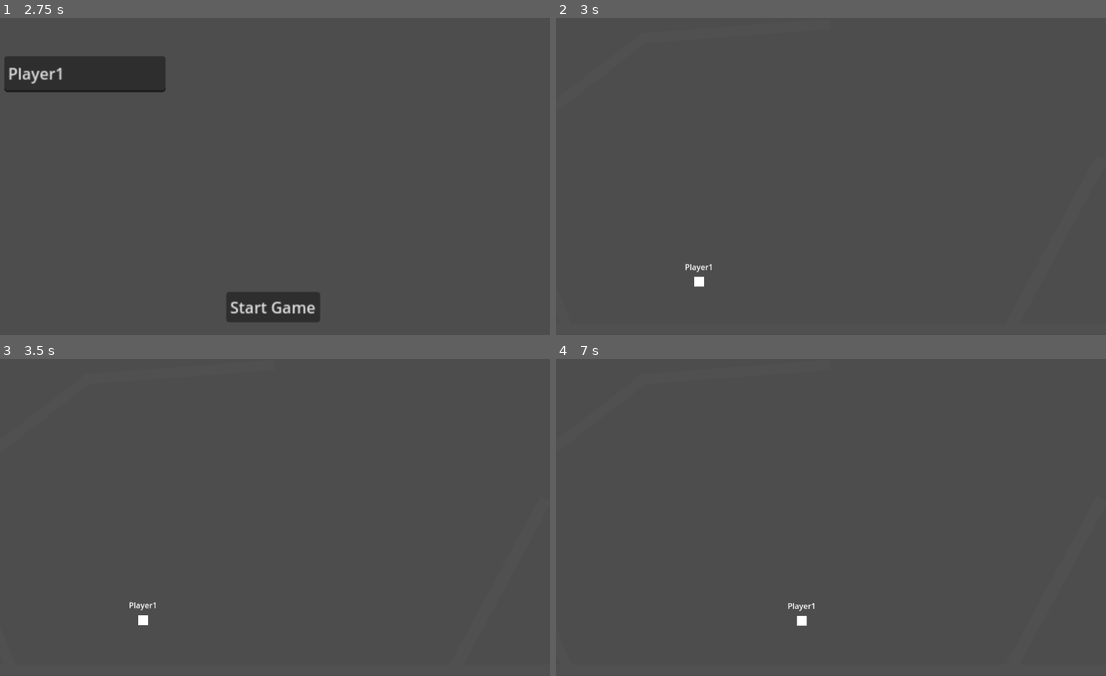
Above: before the commit, frames 1-4 (two rows, left to right).
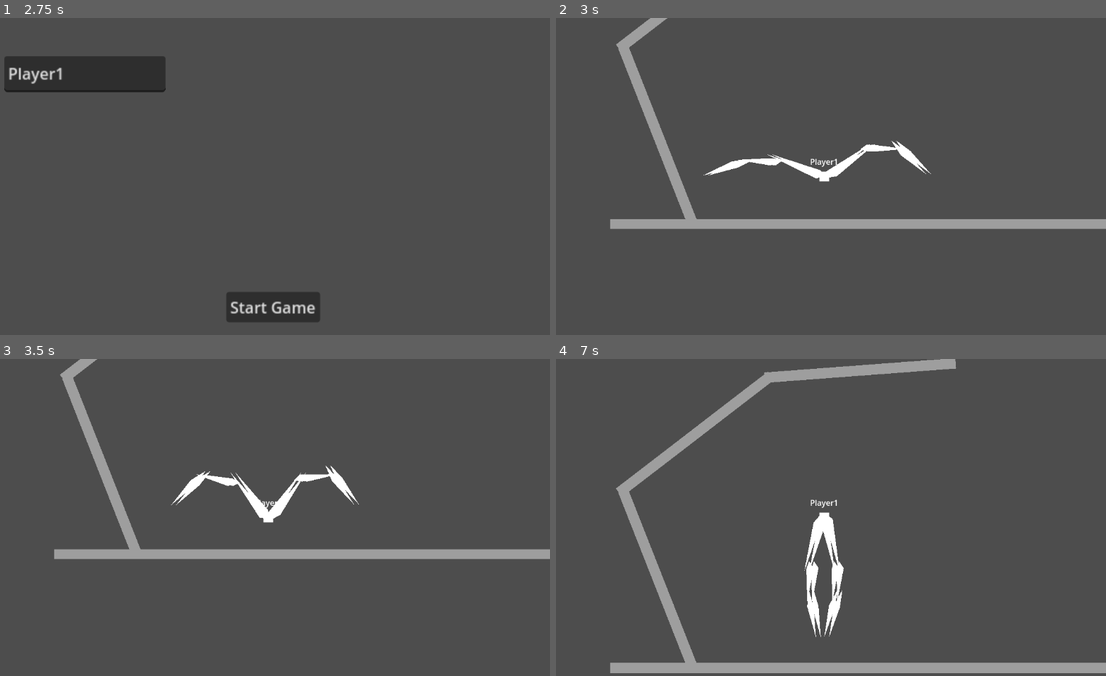
Above: after the commit, the same moments.

Repository: jalbr03/Immured
Game: Godot game, scene res://game.tscn
Same seed, same stepped clock (60 frames per second), same inputs: the game is played once before the commit and once after it.
Inputs (mouse positions are in pixels of both pictures, inside the frame that each line leads up to):
- Up to frame 1 (2.75 s): click (269, 186) at 0.52 s; type "12" at 0.6 s; click "Copy OID" at 1.25 s; click "Host" at 2 s
- Up to frame 2 (3 s): click "Start Game" at 2.75 s
- Up to frame 3 (3.5 s): no input
- Up to frame 4 (7 s): hold Right (ui_right) 3.53-4.28 s; tap Space (Jump, bound only after the commit) at 3.6, 3.77, 4.07, 4.35, 4.52, 4.82, 5.1, 5.85, 6.02, 6.32, 6.6, 6.77 s; hold Down (ui_down) 4.28-5.03 s; hold Right (ui_right) 5.03-5.78 s; hold Up (ui_up) 5.78-6.53 s; hold Left (ui_left) from 6.53 s (still down)

Frame 1 is identical in both runs. In frame 2, 5.3% of the frame differs, in the area x 9-100%, y 0-85%; in frame 3, 5.5%; in frame 4, 7.8%, in the area x 9-100%, y 0-100%.

Commit message:
added legs

Diff:
--- /dev/null
+++ b/Leg.gd
@@ -0,0 +1,81 @@
+extends Node2D
+
+@export var nextStepPoint:Vector2
+@export var legDirection:int
+var inputDirection = 0
+var lastStepPoint:Vector2
+var currentStepPoint:Vector2
+var legEnabled = true
+
+var stepDist = 110+randf_range(-20, 80)
+
+@onready var lastPosition = global_position
+
+var animateLeg = false
+var animateTime = 0
+var animationSpeed = 0.005
+var animateToPoint:Vector2
+enum floorCastStates {castOut, castIn, castInLong}
+var floorCastState = floorCastStates.castOut
+
+func _ready() -> void:
+	nextStepPoint = $Target.global_position
+	currentStepPoint = $Target.global_position
+	lastStepPoint = $Target.global_position
+
+	#if(!is_multiplayer_authority()):
+		#get_modification_stack().enabled = false
+
+func _process(delta: float) -> void:
+	#if(!legEnabled):
+		#return
+	$Target.global_position = currentStepPoint
+	#var input = global_position - lastPosition#Input.get_axis("Left", "Right")
+
+	if(legDirection == inputDirection):
+		match floorCastState:
+			floorCastStates.castOut:
+				$FloorCast.target_position.x = stepDist*legDirection*1.5
+				if(!$FloorCast.is_colliding()):
+					floorCastState = floorCastStates.castIn
+			floorCastStates.castIn:
+				$FloorCast.position.x = stepDist*legDirection
+				$FloorCast.target_position.x = -stepDist*legDirection*1.5
+				if(!$FloorCast.is_colliding()):
+					floorCastState = floorCastStates.castInLong
+			floorCastStates.castInLong:
+				$FloorCast.position.x = stepDist*legDirection
+				$FloorCast.target_position.x = -stepDist*legDirection*2
+				$FloorCast.target_position.y = 200
+				#if($FloorCast.is_colliding()):
+					#floorCastState = floorCastStates.castOut
+	else:
+		floorCastState = floorCastStates.castOut
+		$FloorCast.position.x = 0
+		$FloorCast.target_position.x = 0
+		$FloorCast.target_position.y = 100
+
+	nextStepPoint = $FloorCast.get_collision_point()
+
+	if(currentStepPoint.distance_to(nextStepPoint) > stepDist):
+		animateLeg = true
+		animateToPoint = nextStepPoint
+
+	if(animateLeg):
+		var animatedStep = animateToPoint
+		var animatedLastStep = lastStepPoint
+		var upVector = (Vector2.UP.rotated(global_rotation)*100)
+		if(animateTime < 0.5):
+			animatedStep = animateToPoint+upVector
+		else:
+			animatedLastStep = lastStepPoint+upVector
+			animatedStep = animateToPoint
+		currentStepPoint = lerp(animatedLastStep, animatedStep, animateTime)
+
+		animateTime += animationSpeed
+		if(animateTime >= 1):
+			animateLeg = false
+			animateTime = 0
+			lastStepPoint = currentStepPoint
+
+	lastPosition = global_position
--- a/Levels/Level1.tscn
+++ b/Levels/Level1.tscn
@@ -10,11 +10,8 @@
 [node name="SpawnPoint" type="Marker2D" parent="."]
 position = Vector2(322, 524)
 
-[node name="Camera2D" type="Camera2D" parent="."]
-position = Vector2(578, 322)
-
 [node name="StaticBody2D" type="StaticBody2D" parent="."]
-position = Vector2(594, 633)
+position = Vector2(550, 633)
 scale = Vector2(66.605, 1)
 
 [node name="ColorRect" type="ColorRect" parent="StaticBody2D"]
@@ -23,7 +20,7 @@
 offset_right = 30.0
 offset_bottom = 30.0
 scale = Vector2(0.501466, 0.501466)
-color = Color(0.314316, 0.314316, 0.314316, 1)
+color = Color(0.617455, 0.617455, 0.617455, 1)
 
 [node name="CollisionShape2D" type="CollisionShape2D" parent="StaticBody2D"]
 shape = SubResource("RectangleShape2D_w77jt")
@@ -39,7 +36,7 @@
 offset_right = 30.0
 offset_bottom = 30.0
 scale = Vector2(0.501466, 0.501466)
-color = Color(0.314316, 0.314316, 0.314316, 1)
+color = Color(0.617455, 0.617455, 0.617455, 1)
 
 [node name="CollisionShape2D" type="CollisionShape2D" parent="StaticBody2D2"]
 shape = SubResource("RectangleShape2D_w77jt")
@@ -55,7 +52,7 @@
 offset_right = 30.0
 offset_bottom = 30.0
 scale = Vector2(0.501466, 0.501466)
-color = Color(0.314316, 0.314316, 0.314316, 1)
+color = Color(0.617455, 0.617455, 0.617455, 1)
 
 [node name="CollisionShape2D" type="CollisionShape2D" parent="StaticBody2D5"]
 shape = SubResource("RectangleShape2D_w77jt")
@@ -71,7 +68,7 @@
 offset_right = 30.0
 offset_bottom = 30.0
 scale = Vector2(0.501466, 0.501466)
-color = Color(0.314316, 0.314316, 0.314316, 1)
+color = Color(0.617455, 0.617455, 0.617455, 1)
 
 [node name="CollisionShape2D" type="CollisionShape2D" parent="StaticBody2D3"]
 shape = SubResource("RectangleShape2D_w77jt")
@@ -87,7 +84,7 @@
 offset_right = 30.0
 offset_bottom = 30.0
 scale = Vector2(0.501466, 0.501466)
-color = Color(0.314316, 0.314316, 0.314316, 1)
+color = Color(0.617455, 0.617455, 0.617455, 1)
 
 [node name="CollisionShape2D" type="CollisionShape2D" parent="StaticBody2D4"]
 shape = SubResource("RectangleShape2D_w77jt")
--- /dev/null
+++ b/leg_left.tscn
@@ -0,0 +1,106 @@
+[gd_scene load_steps=6 format=3 uid="uid://bac2uwiiy1ifl"]
+
+[ext_resource type="Script" uid="uid://cihnj4k5yibvw" path="res://Leg.gd" id="1_ijd5p"]
+
+[sub_resource type="SkeletonModification2DCCDIK" id="SkeletonModification2DCCDIK_ijd5p"]
+resource_local_to_scene = true
+target_nodepath = NodePath("../Target")
+tip_nodepath = NodePath("UpperLeg/MidLeg/LowerLeg/Foot")
+ccdik_data_chain_length = 3
+joint_data/0/bone_index = 0
+joint_data/0/bone2d_node = NodePath("UpperLeg")
+joint_data/0/rotate_from_joint = false
+joint_data/0/enable_constraint = false
+joint_data/0/editor_draw_gizmo = true
+joint_data/1/bone_index = 1
+joint_data/1/bone2d_node = NodePath("UpperLeg/MidLeg")
+joint_data/1/rotate_from_joint = false
+joint_data/1/enable_constraint = true
+joint_data/1/constraint_angle_min = 313.0
+joint_data/1/constraint_angle_max = 121.0
+joint_data/1/constraint_angle_invert = false
+joint_data/1/constraint_in_localspace = true
+joint_data/1/editor_draw_gizmo = true
+joint_data/2/bone_index = 2
+joint_data/2/bone2d_node = NodePath("UpperLeg/MidLeg/LowerLeg")
+joint_data/2/rotate_from_joint = false
+joint_data/2/enable_constraint = true
+joint_data/2/constraint_angle_min = -52.0
+joint_data/2/constraint_angle_max = 168.0
+joint_data/2/constraint_angle_invert = false
+joint_data/2/constraint_in_localspace = true
+joint_data/2/editor_draw_gizmo = true
+
+[sub_resource type="SkeletonModificationStack2D" id="SkeletonModificationStack2D_k6k5t"]
+resource_local_to_scene = true
+enabled = true
+modification_count = 1
+modifications/0 = SubResource("SkeletonModification2DCCDIK_ijd5p")
+
+[sub_resource type="Gradient" id="Gradient_n3l3r"]
+offsets = PackedFloat32Array(1)
+colors = PackedColorArray(1, 1, 1, 1)
+
+[sub_resource type="GradientTexture2D" id="GradientTexture2D_evaa3"]
+gradient = SubResource("Gradient_n3l3r")
+
+[node name="LegLeft" type="Node2D"]
+script = ExtResource("1_ijd5p")
+legDirection = -1
+
+[node name="Target" type="Marker2D" parent="."]
+position = Vector2(-227, 1)
+
+[node name="Skeleton2D" type="Skeleton2D" parent="."]
+modification_stack = SubResource("SkeletonModificationStack2D_k6k5t")
+
+[node name="UpperLeg" type="Bone2D" parent="Skeleton2D"]
+rest = Transform2D(-0.875692, -0.482869, 0.482869, -0.875692, 0, 0)
+metadata/_local_pose_override_enabled_ = true
+
+[node name="MidLeg" type="Bone2D" parent="Skeleton2D/UpperLeg"]
+position = Vector2(87, -26)
+rest = Transform2D(0.67202, -0.740534, 0.740534, 0.67202, 87.0007, -26.0003)
+metadata/_local_pose_override_enabled_ = true
+
+[node name="LowerLeg" type="Bone2D" parent="Skeleton2D/UpperLeg/MidLeg"]
+position = Vector2(74, 21)
+rest = Transform2D(0.605216, -0.796058, 0.796058, 0.605216, 73.9999, 21)
+metadata/_local_pose_override_enabled_ = true
+
+[node name="Foot" type="Bone2D" parent="Skeleton2D/UpperLeg/MidLeg/LowerLeg"]
+position = Vector2(34, 64)
+rest = Transform2D(1, 0, 0, 1, 34, 64)
+
+[node name="RemoteTransform2D" type="RemoteTransform2D" parent="Skeleton2D/UpperLeg/MidLeg/LowerLeg"]
+remote_path = NodePath("../../../../../SpriteLowerLeg")
+
+[node name="RemoteTransform2D" type="RemoteTransform2D" parent="Skeleton2D/UpperLeg/MidLeg"]
+remote_path = NodePath("../../../../SpriteMidLeg")
+
+[node name="RemoteTransform2D" type="RemoteTransform2D" parent="Skeleton2D/UpperLeg"]
+remote_path = NodePath("../../../SpriteUpperLeg")
+
+[node name="SpriteUpperLeg" type="Polygon2D" parent="."]
+rotation = -2.46866
+scale = Vector2(1, 1)
+texture = SubResource("GradientTexture2D_evaa3")
+polygon = PackedVector2Array(2.06574, -7.33033, 111.72, -29.4013, 15.0001, 5.00004, -2.66325, 1.70507)
+
+[node name="SpriteMidLeg" type="Polygon2D" parent="."]
+position = Vector2(-84.239, -33.894)
+rotation = 2.80058
+scale = Vector2(0.999999, 0.999999)
+texture = SubResource("GradientTexture2D_evaa3")
+polygon = PackedVector2Array(79.9359, 27.0784, 17.2845, -4.95818, 1.24844, -0.0742264, 15.1758, 10.0272)
+
+[node name="SpriteLowerLeg" type="Polygon2D" parent="."]
+position = Vector2(-161.001, -28.9362)
+rotation = 1.6333
+scale = Vector2(1, 1)
+texture = SubResource("GradientTexture2D_evaa3")
+polygon = PackedVector2Array(1.79459, 17.7948, 39.3687, 70.6468, 13.817, 12.7481, -7.65446, -17.0012)
+
+[node name="FloorCast" type="RayCast2D" parent="."]
+target_position = Vector2(0, 100)
+hit_from_inside = true
--- /dev/null
+++ b/leg_right.tscn
@@ -0,0 +1,106 @@
+[gd_scene load_steps=6 format=3 uid="uid://be6yb04rprtfi"]
+
+[ext_resource type="Script" uid="uid://cihnj4k5yibvw" path="res://Leg.gd" id="1_n3l3r"]
+
+[sub_resource type="SkeletonModification2DCCDIK" id="SkeletonModification2DCCDIK_n3l3r"]
+resource_local_to_scene = true
+target_nodepath = NodePath("../Target")
+tip_nodepath = NodePath("UpperLeg/MidLeg/LowerLeg/Foot")
+ccdik_data_chain_length = 3
+joint_data/0/bone_index = 0
+joint_data/0/bone2d_node = NodePath("UpperLeg")
+joint_data/0/rotate_from_joint = false
+joint_data/0/enable_constraint = false
+joint_data/0/editor_draw_gizmo = true
+joint_data/1/bone_index = 1
+joint_data/1/bone2d_node = NodePath("UpperLeg/MidLeg")
+joint_data/1/rotate_from_joint = false
+joint_data/1/enable_constraint = true
+joint_data/1/constraint_angle_min = -20.0
+joint_data/1/constraint_angle_max = 136.167
+joint_data/1/constraint_angle_invert = true
+joint_data/1/constraint_in_localspace = true
+joint_data/1/editor_draw_gizmo = true
+joint_data/2/bone_index = 2
+joint_data/2/bone2d_node = NodePath("UpperLeg/MidLeg/LowerLeg")
+joint_data/2/rotate_from_joint = false
+joint_data/2/enable_constraint = true
+joint_data/2/constraint_angle_min = -30.0
+joint_data/2/constraint_angle_max = 220.0
+joint_data/2/constraint_angle_invert = true
+joint_data/2/constraint_in_localspace = true
+joint_data/2/editor_draw_gizmo = true
+
+[sub_resource type="SkeletonModificationStack2D" id="SkeletonModificationStack2D_evaa3"]
+resource_local_to_scene = true
+enabled = true
+modification_count = 1
+modifications/0 = SubResource("SkeletonModification2DCCDIK_n3l3r")
+
+[sub_resource type="Gradient" id="Gradient_n3l3r"]
+offsets = PackedFloat32Array(1)
+colors = PackedColorArray(1, 1, 1, 1)
+
+[sub_resource type="GradientTexture2D" id="GradientTexture2D_evaa3"]
+gradient = SubResource("Gradient_n3l3r")
+
+[node name="LegRight" type="Node2D"]
+script = ExtResource("1_n3l3r")
+legDirection = 1
+
+[node name="Target" type="Marker2D" parent="."]
+position = Vector2(209, 1)
+
+[node name="Skeleton2D" type="Skeleton2D" parent="."]
+modification_stack = SubResource("SkeletonModificationStack2D_evaa3")
+
+[node name="UpperLeg" type="Bone2D" parent="Skeleton2D"]
+rest = Transform2D(1, 0, 0, 1, 0, 0)
+metadata/_local_pose_override_enabled_ = true
+
+[node name="MidLeg" type="Bone2D" parent="Skeleton2D/UpperLeg"]
+position = Vector2(87, -26)
+rest = Transform2D(1, 0, 0, 1, 87, -26)
+metadata/_local_pose_override_enabled_ = true
+
+[node name="LowerLeg" type="Bone2D" parent="Skeleton2D/UpperLeg/MidLeg"]
+position = Vector2(74, 21)
+rest = Transform2D(1, 0, 0, 1, 74, 21)
+metadata/_local_pose_override_enabled_ = true
+
+[node name="Foot" type="Bone2D" parent="Skeleton2D/UpperLeg/MidLeg/LowerLeg"]
+position = Vector2(34, 64)
+rest = Transform2D(1, 0, 0, 1, 34, 64)
+
+[node name="RemoteTransform2D" type="RemoteTransform2D" parent="Skeleton2D/UpperLeg/MidLeg/LowerLeg"]
+remote_path = NodePath("../../../../../SpriteLowerLeg")
+
+[node name="RemoteTransform2D" type="RemoteTransform2D" parent="Skeleton2D/UpperLeg/MidLeg"]
+remote_path = NodePath("../../../../SpriteMidLeg")
+
+[node name="RemoteTransform2D" type="RemoteTransform2D" parent="Skeleton2D/UpperLeg"]
+remote_path = NodePath("../../../SpriteUpperLeg")
+
+[node name="SpriteUpperLeg" type="Polygon2D" parent="."]
+rotation = -0.24815
+scale = Vector2(1, 1)
+texture = SubResource("GradientTexture2D_evaa3")
+polygon = PackedVector2Array(2.06574, -7.33033, 111.72, -29.4013, 15.0001, 5.00004, -2.66325, 1.70507)
+
+[node name="SpriteMidLeg" type="Polygon2D" parent="."]
+position = Vector2(77.9492, -46.5717)
+rotation = -0.284491
+scale = Vector2(1, 1)
+texture = SubResource("GradientTexture2D_evaa3")
+polygon = PackedVector2Array(79.9359, 27.0784, 17.2845, -4.95818, 1.24844, -0.0742264, 15.1758, 10.0272)
+
+[node name="SpriteLowerLeg" type="Polygon2D" parent="."]
+position = Vector2(154.869, -47.1853)
+rotation = -0.35511
+scale = Vector2(1, 1)
+texture = SubResource("GradientTexture2D_evaa3")
+polygon = PackedVector2Array(1.79459, 17.7948, 39.3687, 70.6468, 13.817, 12.7481, -7.65446, -17.0012)
+
+[node name="FloorCast" type="RayCast2D" parent="."]
+target_position = Vector2(0, 100)
+hit_from_inside = true
--- a/monster.gd
+++ b/monster.gd
@@ -3,7 +3,17 @@
 
 var speed : int = 200
 
-const GRAVITY = 100
+const GRAVITY = 50
+var jumpStrength = 1000
+var jumping = false
+
+@onready var floorRayCast = $FloorRayCast
+@onready var floor_normal_ray_cast: RayCast2D = $FloorNormalRayCast
+@onready var floor_normal_ray_cast_2: RayCast2D = $FloorNormalRayCast2
+
+@onready var legRight = preload("res://leg_right.tscn")
+@onready var legLeft = preload("res://leg_left.tscn")
+var legs
 
 @onready var game: Game = get_parent()
 
@@ -12,20 +22,58 @@
 
 func _ready():
 	$VBoxContainer/PlayerName.text = Multiplayer.localPlayerName
+	for i in range(2):
+		var leg1:Node2D = legRight.instantiate()
+		leg1.position = Vector2.ZERO
+		leg1.position.x += i*10
+		$Legs.add_child(leg1)
+		var leg2:Node2D = legLeft.instantiate()
+		leg2.position = Vector2.ZERO
+		leg2.position.x -= i*10
+		$Legs.add_child(leg2)
+
+	legs = $Legs.get_children()
 	if !is_multiplayer_authority():
 		$ColorRect.modulate = Color.RED
+		$Camera2D.enabled = false
+		for leg in legs:
+			leg.legEnabled = false
 
 func _physics_process(delta: float) -> void:
+	var floorNormal1:Vector2 = floor_normal_ray_cast.get_collision_point()
+	var floorNormal2:Vector2 = floor_normal_ray_cast_2.get_collision_point()
+
+	rotateToWall(floorNormal1, floorNormal2)
 	if(!is_multiplayer_authority()):
 		return
-	var input : Vector2 = Input.get_vector("ui_left", "ui_right", "ui_up", "ui_down")
+	var inputAxis = Input.get_axis("Left", "Right")
+	var input : Vector2 = Vector2(inputAxis, 0)
+	input = input.rotated(rotation)
+	var jump = Input.is_action_just_pressed("Jump")
 
-	velocity.x = input.x*speed
+	for leg in legs:
+		leg.inputDirection = inputAxis
 
-	if($RayCast2D.is_colliding()):
-		velocity.y -= (10/$RayCast2D.get_collision_point().distance_to(global_position))*1000
-		velocity.y *= 0.9
+	if(floorRayCast.is_colliding()):
+		velocity += (input*speed-velocity)/10
+		var direction: Vector2 = floorRayCast.global_position.direction_to(floorRayCast.get_collision_point()).normalized()
+		velocity -= direction*(20/floorRayCast.get_collision_point().distance_to(global_position))*100
+		velocity += direction*30
 
-	velocity.y += GRAVITY
+		if(jump):
+			velocity += direction.rotated(PI)*jumpStrength
+			jumping = true
+	else:
+		jumping = false
+		rotation -= (rotation)/10
+		velocity.y += GRAVITY
 
 	move_and_slide()
+
+func rotateToWall(floorNormal1, floorNormal2):
+	if(!floorRayCast.is_colliding()):
+		return
+
+	var floorDirection = floorNormal1.direction_to(floorNormal2).normalized()
+
+	rotation = lerp_angle(rotation, floorDirection.angle(),0.1)
--- a/monster.tscn
+++ b/monster.tscn
@@ -44,5 +44,23 @@
 text = "player"
 horizontal_alignment = 1
 
-[node name="RayCast2D" type="RayCast2D" parent="."]
+[node name="FloorRayCast" type="RayCast2D" parent="."]
 target_position = Vector2(0, 100)
+
+[node name="FloorNormalRayCast" type="RayCast2D" parent="."]
+position = Vector2(-60, -5)
+rotation = -0.506145
+target_position = Vector2(0, 200)
+hit_from_inside = true
+
+[node name="FloorNormalRayCast2" type="RayCast2D" parent="."]
+position = Vector2(60, -5)
+rotation = 0.506145
+target_position = Vector2(0, 200)
+hit_from_inside = true
+
+[node name="Camera2D" type="Camera2D" parent="."]
+ignore_rotation = false
+rotation_smoothing_enabled = true
+
+[node name="Legs" type="Node2D" parent="."]
--- a/project.godot
+++ b/project.godot
@@ -24,3 +24,21 @@
 [editor_plugins]
 
 enabled=PackedStringArray("res://addons/netfox.internals/plugin.cfg", "res://addons/netfox.noray/plugin.cfg")
+
+[input]
+
+Left={
+"deadzone": 0.2,
+"events": [Object(InputEventKey,"resource_local_to_scene":false,"resource_name":"","device":-1,"window_id":0,"alt_pressed":false,"shift_pressed":false,"ctrl_pressed":false,"meta_pressed":false,"pressed":false,"keycode":0,"physical_keycode":65,"key_label":0,"unicode":97,"location":0,"echo":false,"script":null)
+]
+}
+Right={
+"deadzone": 0.2,
+"events": [Object(InputEventKey,"resource_local_to_scene":false,"resource_name":"","device":-1,"window_id":0,"alt_pressed":false,"shift_pressed":false,"ctrl_pressed":false,"meta_pressed":false,"pressed":false,"keycode":0,"physical_keycode":68,"key_label":0,"unicode":100,"location":0,"echo":false,"script":null)
+]
+}
+Jump={
+"deadzone": 0.2,
+"events": [Object(InputEventKey,"resource_local_to_scene":false,"resource_name":"","device":-1,"window_id":0,"alt_pressed":false,"shift_pressed":false,"ctrl_pressed":false,"meta_pressed":false,"pressed":false,"keycode":0,"physical_keycode":32,"key_label":0,"unicode":32,"location":0,"echo":false,"script":null)
+]
+}
Not shown, added: Leg.gd.uid
